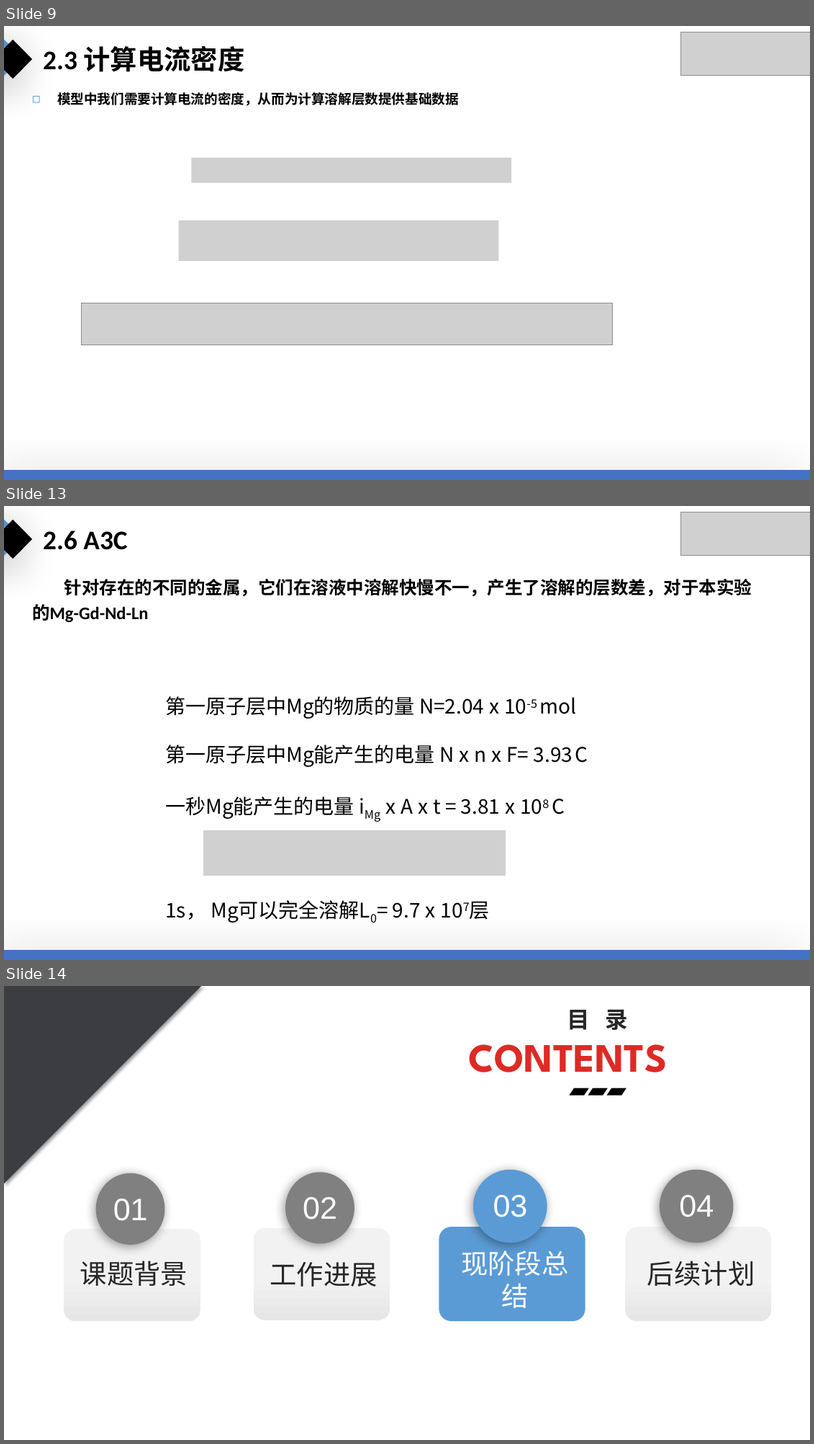
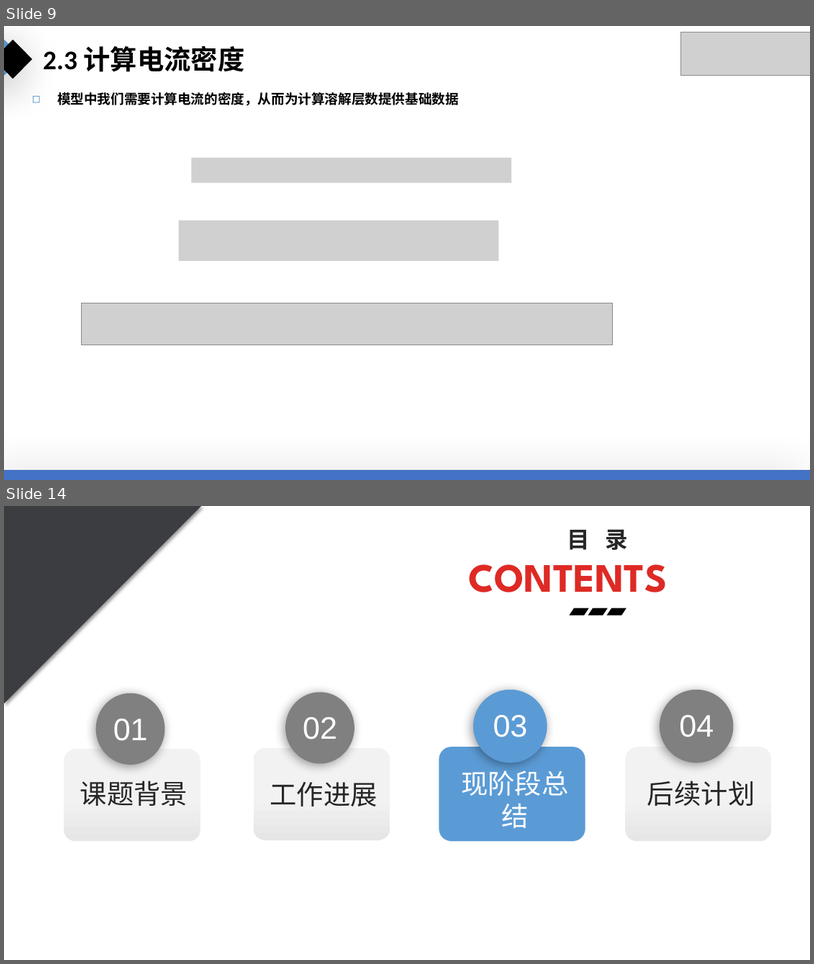
Before and after one commit to Dongboy111/bs-mid, a slide deck: docs/邵亚东.pptx. Shown one above the other, each under a label of ours: slides 9, 13 and 14 before the commit, slides 9 and 14 after it; the slides between them are not shown. The pictures are 814x1444 and 814x964 pixels, drawn with LibreOffice and Linux fonts; fonts in the diff are those of the drawing; grey boxes stand for pictures. Boxes give left, top, right and bottom in pixels: in the first picture for what was removed or moved away, otherwise in the second. Text is boxed around its words. In the diff, an @@ line names an element or a change of style, - is before the commit and + after.

```diff
--- a/docs/邵亚东.pptx
+++ b/docs/邵亚东.pptx
@@ slide 13 removed at (x1=4, y1=506, x2=810, y2=960), background #FFFFFF @@
@@ diamond removed at (x1=4, y1=518, x2=22, y2=557) @@
@@ diamond removed at (x1=4, y1=519, x2=32, y2=559) @@
@@ picture removed at (x1=681, y1=512, x2=810, y2=556) @@
@@ text removed at (x1=43, y1=530, x2=127, y2=550) @@
-2.6 A3C
@@ text removed at (x1=32, y1=579, x2=753, y2=622) @@
-针对存在的不同的金属，它们在溶液中溶解快慢不一，产生了溶解的层数差，对于本实验的Mg-Gd-Nd-Ln
@@ text removed at (x1=165, y1=696, x2=589, y2=919) @@
-第一原子层中Mg的物质的量 N=2.04ⅹ10-5 mol
-第一原子层中Mg能产生的电量 NⅹnⅹF= 3.93 C
-一秒Mg能产生的电量 iMgⅹAⅹt = 3.81ⅹ108 C
-1s， Mg可以完全溶解L0= 9.7ⅹ107层
@@ picture removed at (x1=203, y1=830, x2=506, y2=875) @@
@@ rectangle removed at (x1=4, y1=950, x2=810, y2=960) @@
```
Also in this commit, not shown: 8 slides changed, 2 slides added, 1 other slide removed.
